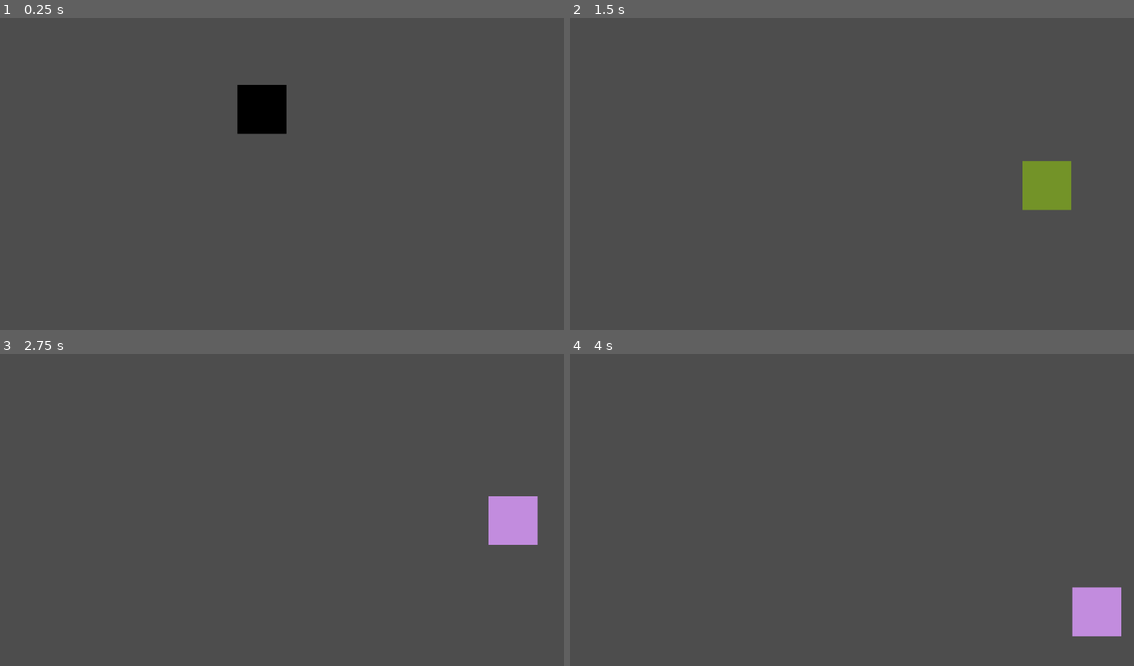
Above: before the commit, frames 1-4 (two rows, left to right).
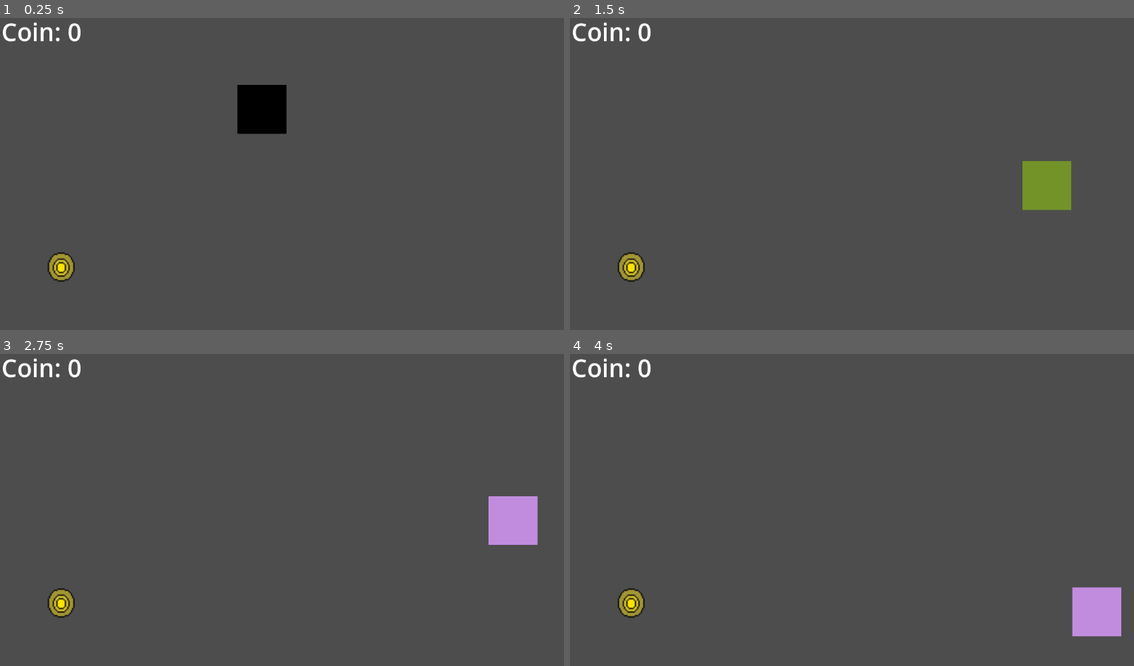
Above: after the commit, the same moments.

Repository: CD1FOX/MovingSquare
Game: Godot game, scene res://Scenes/main.tscn
Same seed, same stepped clock (60 frames per second), same inputs: the game is played once before the commit and once after it.
Inputs (mouse positions are in pixels of both pictures, inside the frame that each line leads up to):
- Up to frame 1 (0.25 s): no input
- Up to frame 2 (1.5 s): move the mouse to (976, 155) at 0.52 s; press the mouse at (976, 155) at 0.53 s; hold D (Right) from 0.53 s (still down); tap W (Jump) at 0.77 s; move the mouse to (739, 186) at 1.27 s; release the mouse at (739, 186) at 1.28 s; tap Keypad 1 (Dash) at 1.35 s
- Up to frame 3 (2.75 s): tap W (Jump) at 1.52 s; move the mouse to (338, 438) at 2.02 s; release D (Right) at 2.03 s; hold A (Left) from 2.03 s (still down); tap Keypad 2 (Slow Motion) at 2.1 s
- Up to frame 4 (4 s): move the mouse to (823, 572) at 2.77 s; release A (Left) at 2.78 s; hold D (Right) from 2.78 s (still down); tap Shift (Sprint) at 2.85 s; tap W (Jump) at 3.02, 3.77 s; move the mouse to (1021, 556) at 3.52 s; press the mouse at (1021, 556) at 3.53 s

The runs differ from the first frame. In frame 1, 0.7% of the frame differs, in the area x 0-15%, y 1-85%; in frame 2, 0.7%; in frame 3, 0.7%; in frame 4, 0.7%.

Commit message:
Update
Added:
- Basic Scoring System #Added a coin that increases the score when collided with the player

Diff:
--- a/Scenes/Entity/Player/player.tscn
+++ b/Entity/Player/player.tscn
@@ -1,6 +1,6 @@
 [gd_scene load_steps=3 format=3 uid="uid://bev7isxv7avk2"]
 
-[ext_resource type="Script" uid="uid://cdf3hr2pih6a5" path="res://Scenes/Entity/Player/player.gd" id="1_xw21c"]
+[ext_resource type="Script" uid="uid://cdf3hr2pih6a5" path="res://Entity/Player/player.gd" id="1_xw21c"]
 
 [sub_resource type="RectangleShape2D" id="RectangleShape2D_su0ot"]
 size = Vector2(81.255, 81.255)
--- /dev/null
+++ b/Environment/Collectibles/coin.gd
@@ -0,0 +1,13 @@
+extends Area2D
+
+var player
+var scoreCounterLabel
+
+func _ready() -> void:
+	player = $"../../Player"
+	scoreCounterLabel = $"../../ScoreCounter"
+
+func _on_body_entered(body: Node2D) -> void:
+	if body == player:
+		Global.score += 1
+	queue_free()
--- /dev/null
+++ b/Environment/Collectibles/coin.tscn
@@ -0,0 +1,22 @@
+[gd_scene load_steps=4 format=3 uid="uid://bauv7helxeaqg"]
+
+[ext_resource type="Script" uid="uid://bhm2mhd3o7oy0" path="res://Environment/Collectibles/coin.gd" id="1_b4ofs"]
+[ext_resource type="Texture2D" uid="uid://6ovt6p7to0xq" path="res://Assets/Coin.png" id="2_hgpgs"]
+
+[sub_resource type="CapsuleShape2D" id="CapsuleShape2D_gfgjp"]
+radius = 11.0
+height = 24.0
+
+[node name="Coin" type="Area2D"]
+script = ExtResource("1_b4ofs")
+
+[node name="Sprite2D" type="Sprite2D" parent="."]
+scale = Vector2(2.465, 2.465)
+texture = ExtResource("2_hgpgs")
+
+[node name="CollisionShape2D" type="CollisionShape2D" parent="."]
+position = Vector2(0, 2)
+scale = Vector2(2.465, 2.465)
+shape = SubResource("CapsuleShape2D_gfgjp")
+
+[connection signal="body_entered" from="." to="." method="_on_body_entered"]
--- a/Scenes/main.tscn
+++ b/Scenes/main.tscn
@@ -1,7 +1,9 @@
-[gd_scene load_steps=3 format=3 uid="uid://dkr4vjltnwv8m"]
+[gd_scene load_steps=5 format=3 uid="uid://dkr4vjltnwv8m"]
 
-[ext_resource type="PackedScene" uid="uid://b6uurfsgbhvmv" path="res://Scenes/Environment/walls.tscn" id="1_jjgbg"]
-[ext_resource type="PackedScene" uid="uid://bev7isxv7avk2" path="res://Scenes/Entity/Player/player.tscn" id="2_bo1nx"]
+[ext_resource type="PackedScene" uid="uid://b6uurfsgbhvmv" path="res://Environment/walls.tscn" id="1_jjgbg"]
+[ext_resource type="PackedScene" uid="uid://bev7isxv7avk2" path="res://Entity/Player/player.tscn" id="2_bo1nx"]
+[ext_resource type="PackedScene" uid="uid://bauv7helxeaqg" path="res://Environment/Collectibles/coin.tscn" id="3_8gbba"]
+[ext_resource type="Script" uid="uid://c582thbt588og" path="res://Scenes/score_counter.gd" id="3_jjvhh"]
 
 [node name="Main" type="Node2D"]
 
@@ -23,3 +25,19 @@
 
 [node name="Player" parent="." instance=ExtResource("2_bo1nx")]
 position = Vector2(535, 163)
+
+[node name="ScoreCounter" type="Label" parent="."]
+offset_left = 3.0
+offset_top = 2.0
+offset_right = 149.0
+offset_bottom = 71.0
+theme_override_font_sizes/font_size = 50
+text = "Coins:"
+horizontal_alignment = 1
+vertical_alignment = 1
+script = ExtResource("3_jjvhh")
+
+[node name="Collectibles" type="Node2D" parent="."]
+
+[node name="Coin" parent="Collectibles" instance=ExtResource("3_8gbba")]
+position = Vector2(125, 514)
--- /dev/null
+++ b/Scenes/score_counter.gd
@@ -0,0 +1,5 @@
+extends Label
+
+func _process(_delta: float) -> void:
+	var score = Global.score
+	text = "Coin: "+str(score)
--- /dev/null
+++ b/Scripts/Global/Global.gd
@@ -0,0 +1,3 @@
+extends Node
+
+var score = 0
--- a/project.godot
+++ b/project.godot
@@ -14,6 +14,10 @@
 run/main_scene="uid://dkr4vjltnwv8m"
 config/features=PackedStringArray("4.4", "Forward Plus")
 config/icon="res://icon.svg"
+
+[autoload]
+
+Global="*res://Scripts/Global/Global.gd"
 
 [display]
 
Binary file added: Assets/Coin.png
Not shown, added: Assets/Coin.png.import
Renamed: Scenes/Entity/Player/player.gd -> Entity/Player/player.gd
Renamed: Scenes/Entity/Player/player.gd.uid -> Entity/Player/player.gd.uid
Not shown, added: Environment/Collectibles/coin.gd.uid
Renamed: Scenes/Environment/walls.tscn -> Environment/walls.tscn
Not shown, added: Scenes/score_counter.gd.uid
Not shown, added: Scripts/Global/Global.gd.uid
